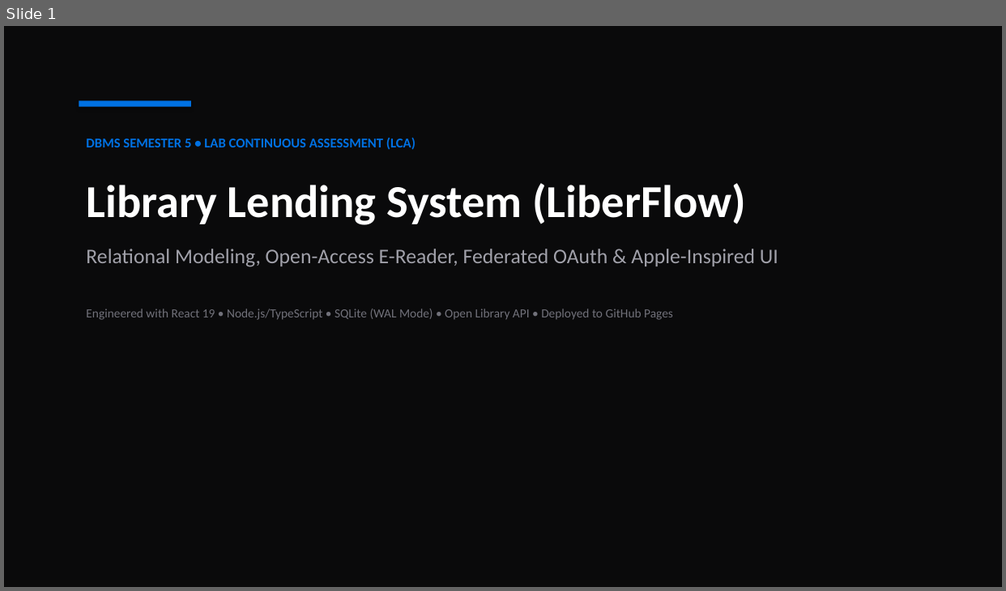
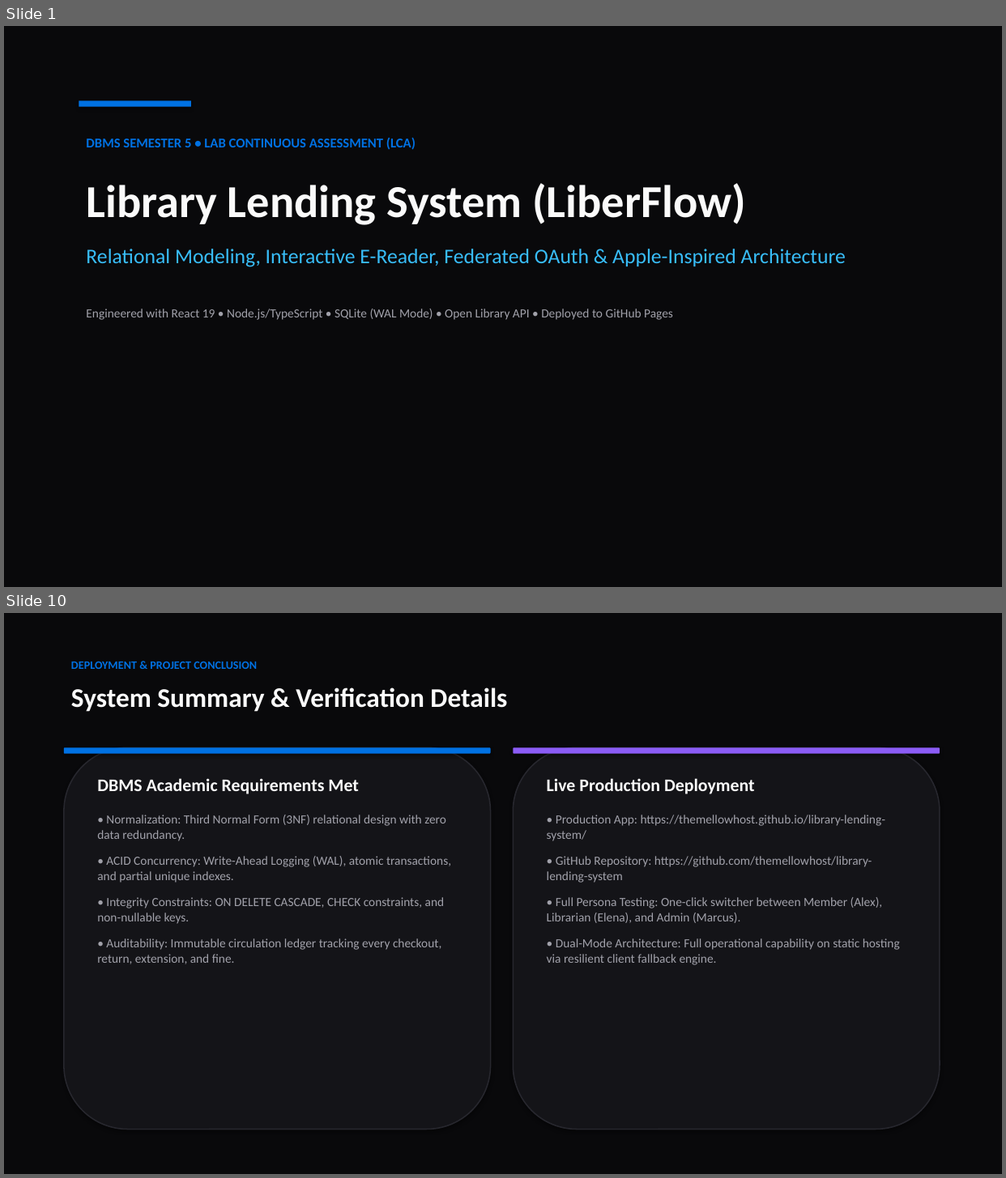
Before and after one commit to themellowhost/library-lending-system, a slide deck: Library_Lending_System_Presentation.pptx. Shown one above the other, each under a label of ours: slide 1 before the commit, slides 1 and 10 after it; the slides between them are not shown. The pictures are 1006x591 and 1006x1178 pixels, drawn with LibreOffice and Linux fonts; fonts in the diff are those of the drawing. Boxes give left, top, right and bottom in pixels: in the first picture for what was removed or moved away, otherwise in the second. Text is boxed around its words. In the diff, an @@ line names an element or a change of style, - is before the commit and + after.

Commit message:
docs: Make presentation 100% dark theme and embed high-res relational ER diagram

```diff
--- a/Library_Lending_System_Presentation.pptx
+++ b/Library_Lending_System_Presentation.pptx
@@ slide 10 added at bbox=[4, 613, 1002, 1174], background #09090B @@
@@ text added at bbox=[71, 661, 257, 669], 11 pt, text #0071E3, bold @@
+DEPLOYMENT & PROJECT CONCLUSION
@@ text added at bbox=[71, 688, 507, 712], 26 pt, text #FAFAFA, bold @@
+System Summary & Verification Details
@@ rounded rectangle added at bbox=[64, 747, 491, 1130], fill #141418, outline #27272E 1.2 pt @@
@@ rounded rectangle added at bbox=[64, 747, 491, 754], fill #0071E3 @@
@@ rounded rectangle added at bbox=[513, 747, 940, 1130], fill #141418, outline #27272E 1.2 pt @@
@@ rounded rectangle added at bbox=[513, 747, 940, 754], fill #8B5CF6 @@
@@ text added at bbox=[97, 778, 451, 965], 12 pt, text #A1A1AA @@
+DBMS Academic Requirements Met
+• Normalization: Third Normal Form (3NF) relational design with zero data redundancy.
+• ACID Concurrency: Write-Ahead Logging (WAL), atomic transactions, and partial unique indexes.
+• Integrity Constraints: ON DELETE CASCADE, CHECK constraints, and non-nullable keys.
+• Auditability: Immutable circulation ledger tracking every checkout, return, extension, and fine.
@@ text added at bbox=[547, 778, 900, 965], 12 pt, text #A1A1AA @@
+Live Production Deployment
+• Production App: https://themellowhost.github.io/library-lending-system/
+• GitHub Repository: https://github.com/themellowhost/library-lending-system
+• Full Persona Testing: One-click switcher between Member (Alex), Librarian (Elena), and Admin (Marcus).
+• Dual-Mode Architecture: Full operational capability on static hosting via resilient client fallback engine.
@@ slide 1 changed as well @@
@@ background #FFFFFF to #09090B @@
@@ rectangle removed at bbox=[4, 26, 1002, 587] @@
@@ text at bbox=[86, 183, 746, 320]: text colour #FFFFFF to #FAFAFA in "Library Lending System (LiberFlow)"; text colour #71717A to #A1A1AA in "Engineered with React 19 • Node.js/TypeScript • ..." @@
@@ text at bbox=[86, 249, 846, 267]: text changed; text colour #A1A1AA to #38BDF8 @@
-Relational Modeling, Open-Access E-Reader, Federated OAuth & Apple-Inspired UI
+Relational Modeling, Interactive E-Reader, Federated OAuth & Apple-Inspired Architecture
```
Also in this commit, not shown: 7 other slides changed, 1 other slide added, 2 slides removed, 3 other files.
